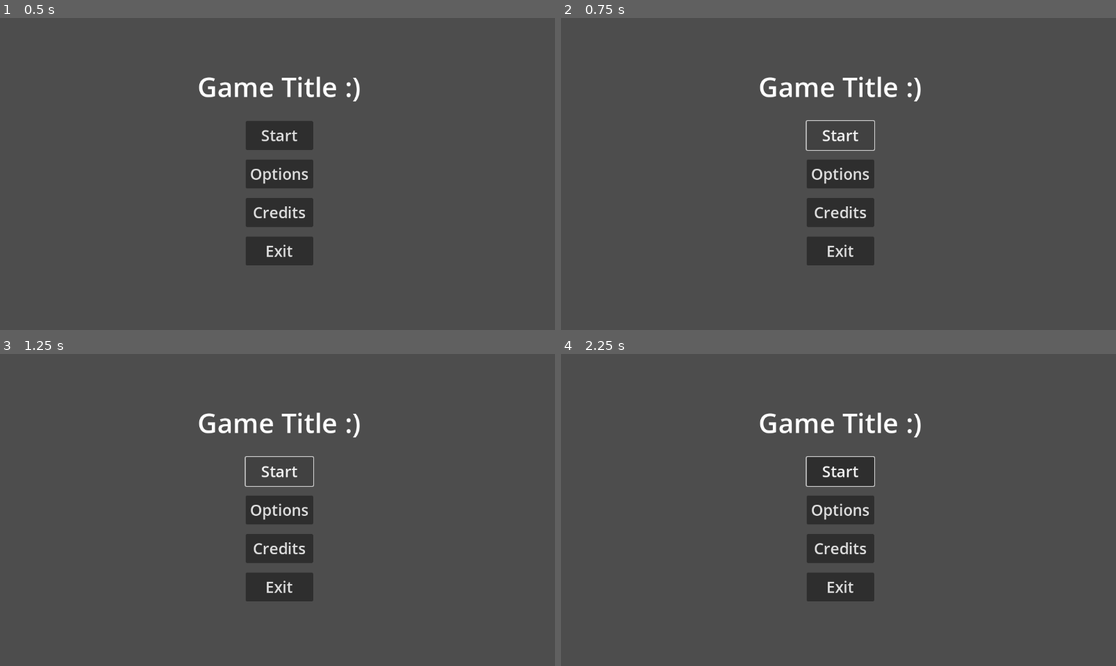
Above: before the commit, frames 1-4 (two rows, left to right).
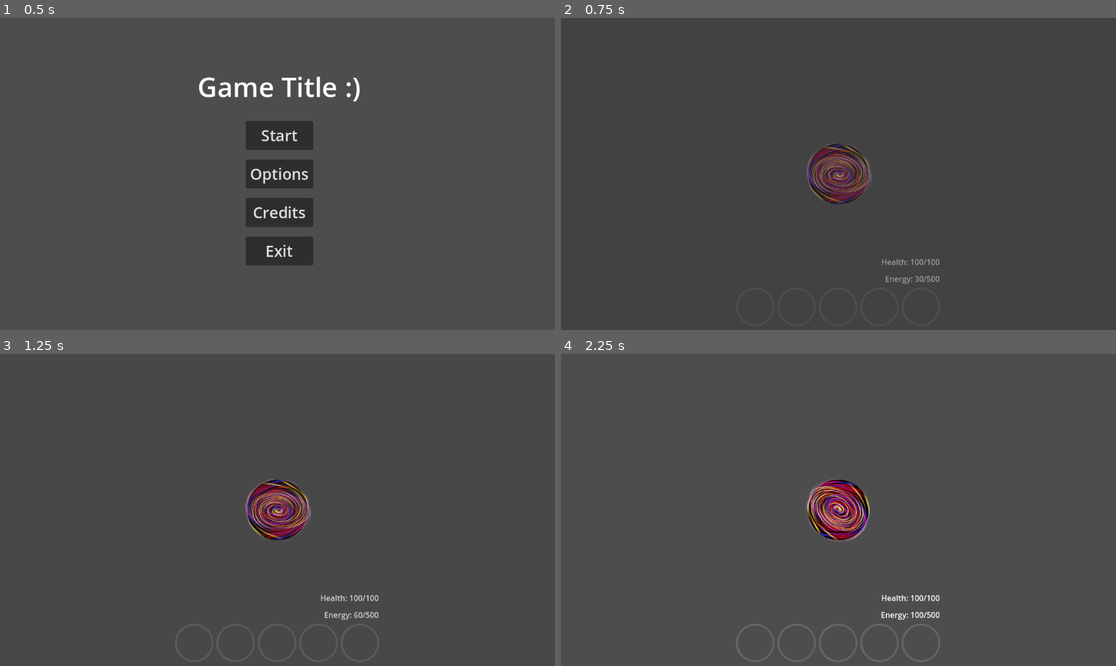
Above: after the commit, the same moments.

Repository: starlight426/TeamSevenGame
Game: Godot game, scene res://UI Scenes/main_menu.tscn
Same seed, same stepped clock (60 frames per second), same inputs: the game is played once before the commit and once after it. This scene is started directly instead of the project's main scene.
Inputs (mouse positions are in pixels of both pictures, inside the frame that each line leads up to):
- Up to frame 1 (0.5 s): no input
- Up to frame 2 (0.75 s): click "Start" at 0.5 s
- Up to frame 3 (1.25 s): no input
- Up to frame 4 (2.25 s): click (838, 472) at 1.25 s, where only the run before the commit has a clickable "Start"; click (755, 644) at 2.02 s

Frame 1 is identical in both runs. In frame 2, 2.9% of the frame differs, in the area x 35-69%, y 18-86%; in frame 3, 4.9%; in frame 4, 6.4%, in the area x 31-69%, y 18-99%.
Error after the commit: Attempt to call function 'call_deferred' in base 'null instance' on a null instance. (res://Scripts/Global/RoomLoader.gd:39)

Commit message:
More UI changes
Added some additions for the main menu options tab, will continue to update

Diff:
--- a/Scripts/Global/RoomLoader.gd
+++ b/Scripts/Global/RoomLoader.gd
@@ -4,7 +4,6 @@
 var current_room = null
 var new_room_loaded = null
 signal room_has_loaded
-
 
 func set_checkpoint(passed_checkpoint):
 	# change this later
--- a/Scripts/player.gd
+++ b/Scripts/player.gd
@@ -61,7 +61,7 @@
 					AttackSpawner.spawn_bullets(global_position,global_rotation-PI/6,"single",1,0,"default","circle","straight",3000,3,30,"cigil","cigil",0,0,0)
 					move_cooldown(1)
 					energy -= 40
-		"circle_wave":
+		"circle_spread":
 			if(energy >= 80 && move_readiness[2]):
 					AttackSpawner.spawn_bullets(global_position,global_rotation,"single",1,0,"default","circle","straight",3000,3,30,"cigil","cigil",0,0,0)
 					AttackSpawner.spawn_bullets(global_position,global_rotation,"single",1,0,"default","circle","straight",3000,3,30,"cigil","cigil",0,0,0)
--- a/UI Scenes/main_menu.gd
+++ b/UI Scenes/main_menu.gd
@@ -9,19 +9,18 @@
 @onready var margin_container: MarginContainer = $MarginContainer
 
 # Currently directly to start of demo, later will go to a file select screen
-# @onready var start_level = preload("") as PackedScene
+@onready var start_level = preload("res://main.tscn")
 
 
 func _ready():
-	start_button.button_down.connect(on_start_pressed)
+	start_button.button_up.connect(on_start_pressed)
 	options_button.button_down.connect(on_options_pressed)
 	exit_button.button_down.connect(on_exit_pressed)
 	options_menu.exit_options_menu.connect(on_exit_options_menu)
 
 
 func on_start_pressed() -> void:
-	pass
-#	get_tree().change_scene_to_packed(start_level)
+	get_tree().change_scene_to_packed(start_level)
 
 func on_options_pressed() -> void:
 	margin_container.visible = false
--- a/UI Scenes/options_menu.tscn
+++ b/UI Scenes/options_menu.tscn
@@ -32,9 +32,101 @@
 text = "Options"
 horizontal_alignment = 1
 
+[node name="SettingsTabContainer" type="Control" parent="MarginContainer/VBoxContainer"]
+layout_mode = 2
+size_flags_vertical = 3
+
+[node name="TabContainer" type="TabContainer" parent="MarginContainer/VBoxContainer/SettingsTabContainer"]
+layout_mode = 1
+anchors_preset = -1
+anchor_right = 1.0
+anchor_bottom = 1.0
+offset_left = 100.0
+offset_top = 8.0
+offset_right = -100.0
+offset_bottom = -8.0
+grow_horizontal = 2
+grow_vertical = 2
+tab_alignment = 1
+current_tab = 0
+
+[node name="Sound" type="TabBar" parent="MarginContainer/VBoxContainer/SettingsTabContainer/TabContainer"]
+layout_mode = 2
+metadata/_tab_index = 0
+
+[node name="MarginContainer" type="MarginContainer" parent="MarginContainer/VBoxContainer/SettingsTabContainer/TabContainer/Sound"]
+layout_mode = 1
+anchors_preset = 15
+anchor_right = 1.0
+anchor_bottom = 1.0
+grow_horizontal = 2
+grow_vertical = 2
+theme_override_constants/margin_left = 12
+theme_override_constants/margin_top = 12
+theme_override_constants/margin_right = 12
+theme_override_constants/margin_bottom = 12
+
+[node name="VBoxContainer" type="VBoxContainer" parent="MarginContainer/VBoxContainer/SettingsTabContainer/TabContainer/Sound/MarginContainer"]
+layout_mode = 2
+theme_override_constants/separation = 56
+alignment = 1
+
+[node name="Label" type="Label" parent="MarginContainer/VBoxContainer/SettingsTabContainer/TabContainer/Sound/MarginContainer/VBoxContainer"]
+layout_mode = 2
+
+[node name="Graphics" type="TabBar" parent="MarginContainer/VBoxContainer/SettingsTabContainer/TabContainer"]
+visible = false
+layout_mode = 2
+metadata/_tab_index = 1
+
+[node name="MarginContainer" type="MarginContainer" parent="MarginContainer/VBoxContainer/SettingsTabContainer/TabContainer/Graphics"]
+layout_mode = 1
+anchors_preset = 15
+anchor_right = 1.0
+anchor_bottom = 1.0
+grow_horizontal = 2
+grow_vertical = 2
+theme_override_constants/margin_left = 12
+theme_override_constants/margin_top = 12
+theme_override_constants/margin_right = 12
+theme_override_constants/margin_bottom = 12
+
+[node name="VBoxContainer" type="VBoxContainer" parent="MarginContainer/VBoxContainer/SettingsTabContainer/TabContainer/Graphics/MarginContainer"]
+layout_mode = 2
+theme_override_constants/separation = 56
+alignment = 1
+
+[node name="Label" type="Label" parent="MarginContainer/VBoxContainer/SettingsTabContainer/TabContainer/Graphics/MarginContainer/VBoxContainer"]
+layout_mode = 2
+
+[node name="Controls" type="TabBar" parent="MarginContainer/VBoxContainer/SettingsTabContainer/TabContainer"]
+visible = false
+layout_mode = 2
+metadata/_tab_index = 2
+
+[node name="MarginContainer" type="MarginContainer" parent="MarginContainer/VBoxContainer/SettingsTabContainer/TabContainer/Controls"]
+layout_mode = 1
+anchors_preset = 15
+anchor_right = 1.0
+anchor_bottom = 1.0
+grow_horizontal = 2
+grow_vertical = 2
+theme_override_constants/margin_left = 12
+theme_override_constants/margin_top = 12
+theme_override_constants/margin_right = 12
+theme_override_constants/margin_bottom = 12
+
+[node name="VBoxContainer" type="VBoxContainer" parent="MarginContainer/VBoxContainer/SettingsTabContainer/TabContainer/Controls/MarginContainer"]
+layout_mode = 2
+theme_override_constants/separation = 56
+alignment = 1
+
+[node name="Label" type="Label" parent="MarginContainer/VBoxContainer/SettingsTabContainer/TabContainer/Controls/MarginContainer/VBoxContainer"]
+layout_mode = 2
+
 [node name="Exit_Button" type="Button" parent="MarginContainer/VBoxContainer"]
 custom_minimum_size = Vector2(200, 25)
 layout_mode = 2
 size_flags_horizontal = 4
-size_flags_vertical = 10
+size_flags_vertical = 8
 text = "Exit"
--- a/project.godot
+++ b/project.godot
@@ -11,7 +11,7 @@
 [application]
 
 config/name="TeamSevenGame"
-run/main_scene="res://main.tscn"
+run/main_scene="uid://cmcabksd0f3yj"
 config/features=PackedStringArray("4.4", "Forward Plus")
 config/icon="res://Assets/icon.svg"
 
